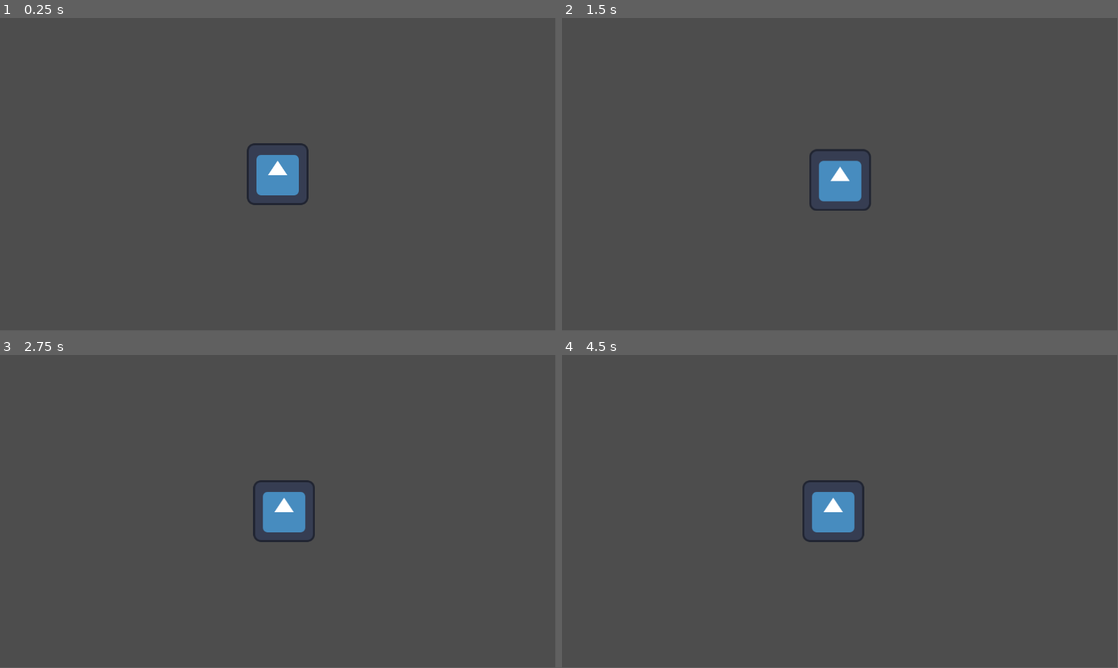
Above: before the commit, frames 1-4 (two rows, left to right).
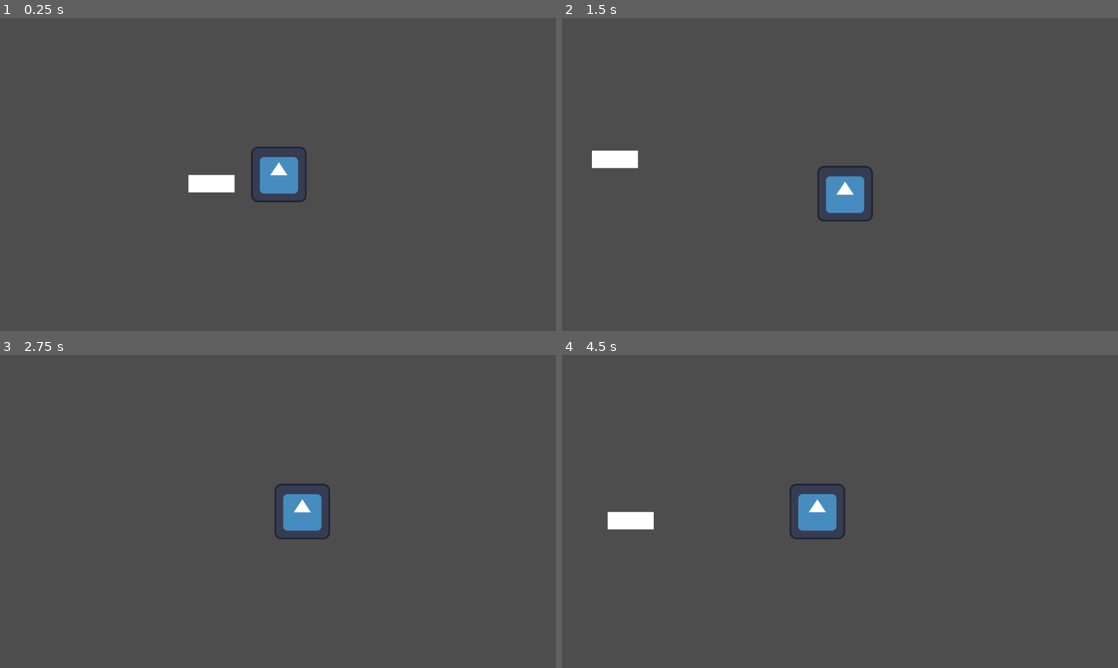
Above: after the commit, the same moments.

Repository: herickramos06-cloud/Project-Frost
Game: Godot game, scene res://Scenes/main.tscn
Two runs of this game, one before a commit and one after it. Both use one fixed random seed, a clock stepped at 60 frames per second and the inputs below. The engine's default icon, where the game draws it, is replaced by a stand-in: a white triangle on a blue panel in a dark square.
Inputs:
- Up to frame 1 (0.25 s): no input
- Up to frame 2 (1.5 s): tap Enter at 0.5 s; hold D (move_right) 0.53-1.28 s; hold S (move_down) from 1.28 s (still down)
- Up to frame 3 (2.75 s): release S (move_down) at 2.03 s; hold D (move_right) from 2.03 s (still down)
- Up to frame 4 (4.5 s): tap Space at 2.75 s; release D (move_right) at 2.78 s; hold W (move_up) 2.78-3.53 s; hold A (move_left) from 3.53 s (still down)
In our replay, the window is 799x449 before the commit and 800x450 after it. These sizes can differ from the game's own. Grey fills any space a smaller window leaves; there, only what the larger window draws over its background counts as a difference.

The runs differ from the first frame. In frame 1, 1.2% of the frame differs, in the area x 33-56%, y 40-60%; in frame 2, 1.8%; in frame 3, 1.4%; in frame 4, 1.8%, in the area x 8-55%, y 40-60%.

Commit message:
feat: implement camera follow system

Diff:
--- /dev/null
+++ b/juego-zombies-2d/Scenes/camera_controller.tscn
@@ -0,0 +1,7 @@
+[gd_scene load_steps=2 format=3 uid="uid://c8k4m2x7camera1"]
+
+[ext_resource type="Script" path="res://Scripts/camera_controller.gd" id="1_camera"]
+
+[node name="CameraController" type="Camera2D"]
+position_smoothing_enabled = false
+script = ExtResource("1_camera")
--- a/juego-zombies-2d/Scenes/main.tscn
+++ b/juego-zombies-2d/Scenes/main.tscn
@@ -1,8 +1,19 @@
 [gd_scene format=3 uid="uid://dke8w5cgb60jk"]
 
 [ext_resource type="PackedScene" uid="uid://bwvlvakkaloar" path="res://Scenes/player.tscn" id="1_jjgbg"]
+[ext_resource type="PackedScene" uid="uid://bg5ndwcte7w3o" path="res://Scenes/camera_controller.tscn" id="2_camera"]
 
-[node name="Main" type="Node2D" unique_id=1170746713]
+[node name="Game" type="Node2D" unique_id=1170746713]
+y_sort_enabled = true
 
 [node name="Player" parent="." unique_id=772290188 instance=ExtResource("1_jjgbg")]
-position = Vector2(318, 180)
+
+[node name="CameraController" parent="." unique_id=987654321 instance=ExtResource("2_camera")]
+position = Vector2(0, 1)
+follow_target_path = NodePath("../Player")
+
+[node name="ColorRect" type="ColorRect" parent="." unique_id=1318434783]
+offset_left = -206.0
+offset_top = 1.0
+offset_right = -100.0
+offset_bottom = 41.0
--- a/juego-zombies-2d/Scenes/player.tscn
+++ b/juego-zombies-2d/Scenes/player.tscn
@@ -4,19 +4,15 @@
 [ext_resource type="Texture2D" uid="uid://6emdoe3axy7l" path="res://icon.svg" id="2_v0iea"]
 
 [sub_resource type="CapsuleShape2D" id="CapsuleShape2D_f60y1"]
+radius = 63.0
+height = 126.0
 
 [node name="Player" type="CharacterBody2D" unique_id=772290188]
-motion_mode = 1
 script = ExtResource("1_player")
 
 [node name="CollisionShape2D" type="CollisionShape2D" parent="." unique_id=2046203504]
 shape = SubResource("CapsuleShape2D_f60y1")
 
 [node name="Sprite2D" type="Sprite2D" parent="." unique_id=1891386436]
+position = Vector2(2, 0)
 texture = ExtResource("2_v0iea")
-
-[node name="Camera2D" type="Camera2D" parent="." unique_id=677218499]
-process_callback = 0
-limit_smoothed = true
-position_smoothing_enabled = true
-position_smoothing_speed = 12.0
--- /dev/null
+++ b/juego-zombies-2d/Scripts/camera_controller.gd
@@ -0,0 +1,47 @@
+extends Camera2D
+class_name CameraController
+
+## Ruta al nodo objetivo (asignada desde el inspector).
+@export var follow_target_path: NodePath
+@export var follow_offset: Vector2 = Vector2.ZERO
+@export_range(1.0, 30.0, 0.5) var follow_speed: float = 8.0
+
+var _follow_target: Node2D
+var _shake_offset: Vector2 = Vector2.ZERO
+var _target_zoom: Vector2 = Vector2.ONE
+
+func _ready() -> void:
+	# Usar el suavizado NATIVO de Camera2D — no luchar contra él.
+	position_smoothing_enabled = true
+	position_smoothing_speed = follow_speed
+	limit_smoothed = false
+	# Resuelve el NodePath exportado a una referencia real.
+	if follow_target_path != NodePath():
+		_follow_target = get_node(follow_target_path) as Node2D
+	if _follow_target != null:
+		# Posicionar instantáneamente en el primer frame (sin transición).
+		global_position = _get_desired_position()
+		force_update_scroll()
+
+func _physics_process(_delta: float) -> void:
+	if _follow_target == null:
+		return
+	# Mover la cámara directamente al target.
+	# Camera2D aplica el suavizado nativo internamente.
+	global_position = _get_desired_position()
+
+func _get_desired_position() -> Vector2:
+	return _follow_target.global_position + follow_offset + _shake_offset
+
+func apply_shake(_intensity: float, _duration: float) -> void:
+	pass
+
+func set_target_zoom(new_zoom: Vector2) -> void:
+	_target_zoom = new_zoom
+
+func set_map_limits(left: int, top: int, right: int, bottom: int) -> void:
+	limit_left = left
+	limit_top = top
+	limit_right = right
+	limit_bottom = bottom
+	limit_enabled = true
--- a/juego-zombies-2d/Scripts/player.gd
+++ b/juego-zombies-2d/Scripts/player.gd
@@ -2,7 +2,7 @@
 ## Controla el movimiento top-down del jugador en 8 direcciones.
 
 ## Velocidad en píxeles por segundo. Editable desde el inspector.
-@export var speed: float = 200.0
+@export var speed: float = 500.0
 
 
 func _physics_process(_delta: float) -> void:
--- a/juego-zombies-2d/project.godot
+++ b/juego-zombies-2d/project.godot
@@ -14,6 +14,11 @@
 run/main_scene="uid://dke8w5cgb60jk"
 config/features=PackedStringArray("4.6", "GL Compatibility")
 config/icon="res://icon.svg"
+
+[display]
+
+window/size/viewport_width=1280
+window/size/viewport_height=720
 
 [input]
 
Not shown, added: juego-zombies-2d/Scripts/camera_controller.gd.uid
Not shown, changed: README.md
Not shown, added: dev_log.md
